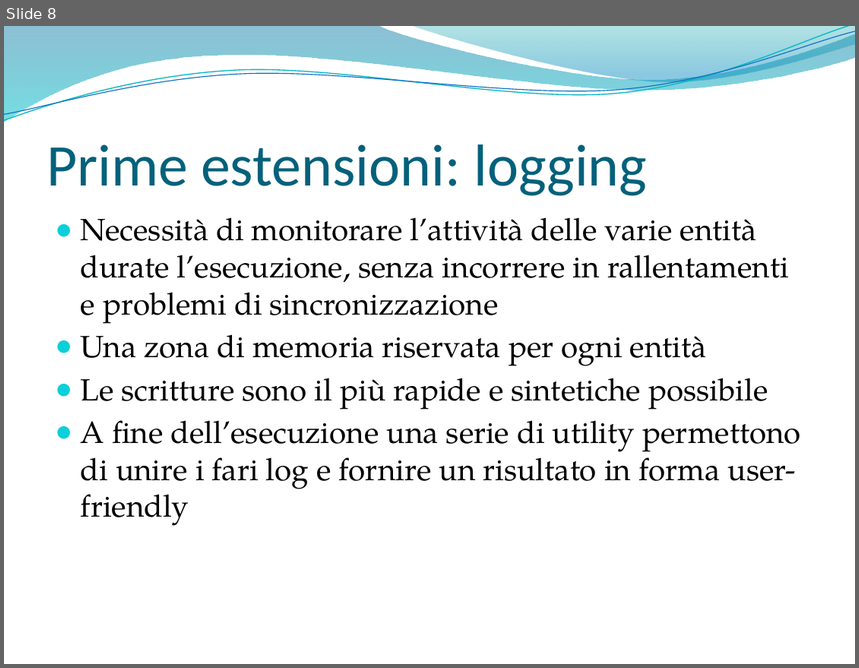
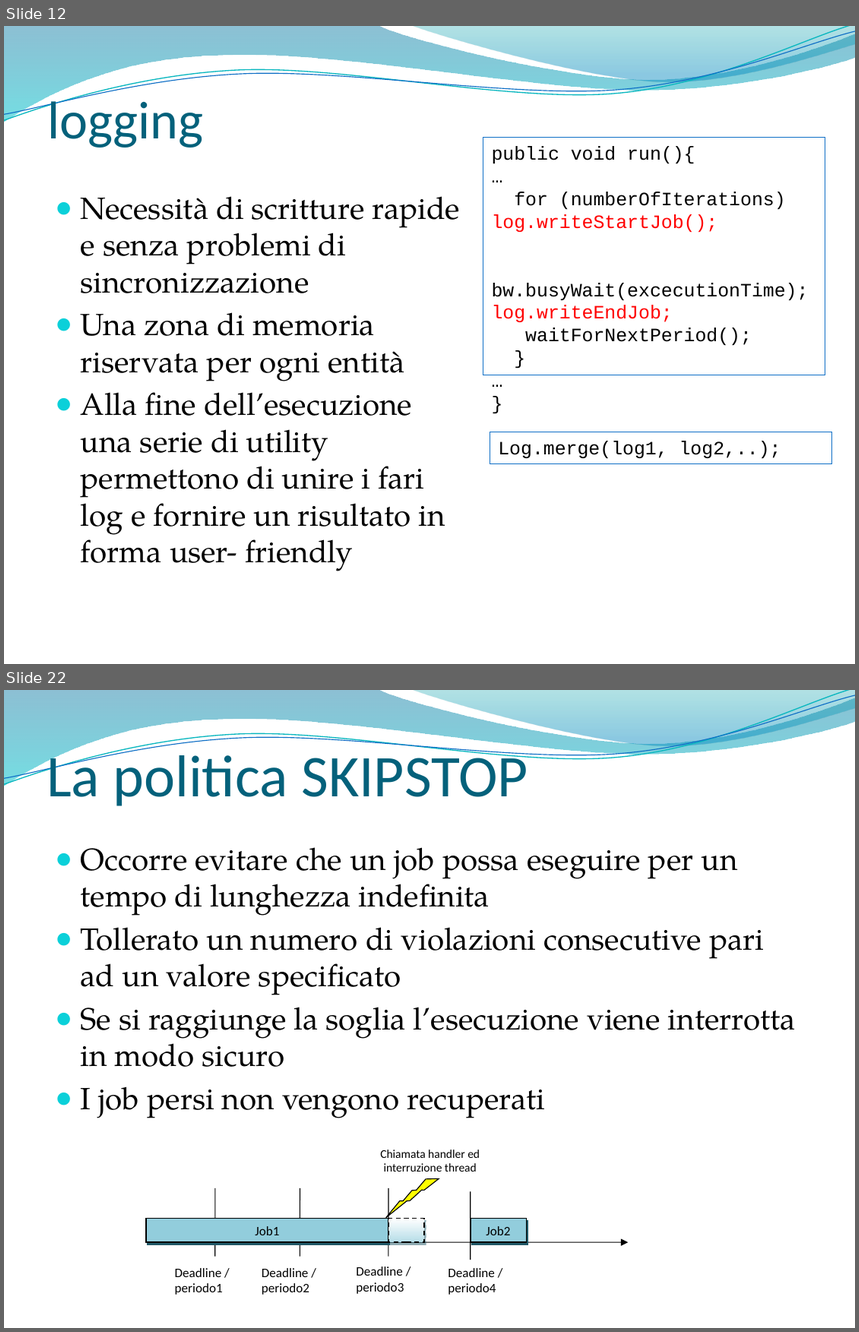
Before and after one commit to marconanni/provejavarealtime, a slide deck: SolarisNetBeansProjects/parti tesi/bozza presentazione.pptx. Shown one above the other, each under a label of ours: slide 8 before the commit, slides 12 and 22 after it; the slides between them are not shown. The pictures are 859x668 and 859x1332 pixels, drawn with LibreOffice and Linux fonts; fonts in the diff are those of the drawing; background and template pictures are left out. Boxes give left, top, right and bottom in pixels: in the first picture for what was removed or moved away, otherwise in the second. Text is boxed around its words. In the diff, an @@ line names an element or a change of style, - is before the commit and + after.

```diff
--- a/SolarisNetBeansProjects/parti tesi/bozza presentazione.pptx
+++ b/SolarisNetBeansProjects/parti tesi/bozza presentazione.pptx
@@ slide 22 added at [4, 690, 855, 1328], background picture (left out); not listed: 4 template elements that a slide beside it also shows @@
@@ title added at [47, 747, 528, 806], 50 pt, text #04617B @@
+La politica SKIPSTOP
@@ text added at [81, 847, 796, 1119], 26 pt, text #000000 @@
+● Occorre evitare che un job possa eseguire per un tempo di lunghezza indefinita
+● Tollerato un numero di violazioni consecutive pari ad un valore specificato
+● Se si raggiunge la soglia l’esecuzione viene interrotta in modo sicuro
+● I job persi non vengono recuperati
@@ group added at [146, 1150, 628, 1295]: 5 texts, 4 lines, 3 rectangles, 1 arrow, 1 lightning bolt @@
+Job1
+Job2
+Deadline / periodo1
+Deadline / periodo2
+Deadline / periodo3
+Deadline / periodo4
+Chiamata handler ed interruzione thread
@@ what was slide 8 is now slide 12 @@
@@ slide 12 changed as well @@
@@ title at [47, 94, 203, 148]: text changed; size 50 to 45 pt @@
-Prime estensioni: logging
+logging
@@ rectangle added at [484, 138, 826, 375], outline #0F6FC6 0.75 pt, 16 pt, text #000000 @@
+public void run(){
+…
+for (numberOfIterations) log.writeStartJob(); bw.busyWait(excecutionTime);
+log.writeEndJob;
+waitForNextPeriod();
+}
+…
+}
@@ text "Necessità di scritture rapide e ...": place and size @@
-text "Necessità di scritture rapide e ..." at [81, 218, 801, 526]
+text "Necessità di scritture rapide e ..." at [81, 196, 461, 572]
@@ text at [81, 196, 461, 294]: text changed @@
-● Necessità di monitorare l’attività delle varie entità durate l’esecuzione, senza incorrere in rallentamenti e problemi di sincronizzazione
+● Necessità di scritture rapide e senza problemi di sincronizzazione
@@ text at [81, 392, 446, 572]: text changed @@
-● Le scritture sono il più rapide e sintetiche possibile
-● A fine dell’esecuzione una serie di utility permettono di unire i fari log e fornire un risultato in forma user- friendly
+● Alla fine dell’esecuzione una serie di utility permettono di unire i fari log e fornire un risultato in forma user- friendly
@@ rectangle added at [490, 432, 832, 464], outline #0F6FC6 0.75 pt, 16 pt, text #000000 @@
+Log.merge(log1, log2,..);
```
Also in this commit, not shown: 9 other slides changed, 15 other slides added, 13 slides removed.
